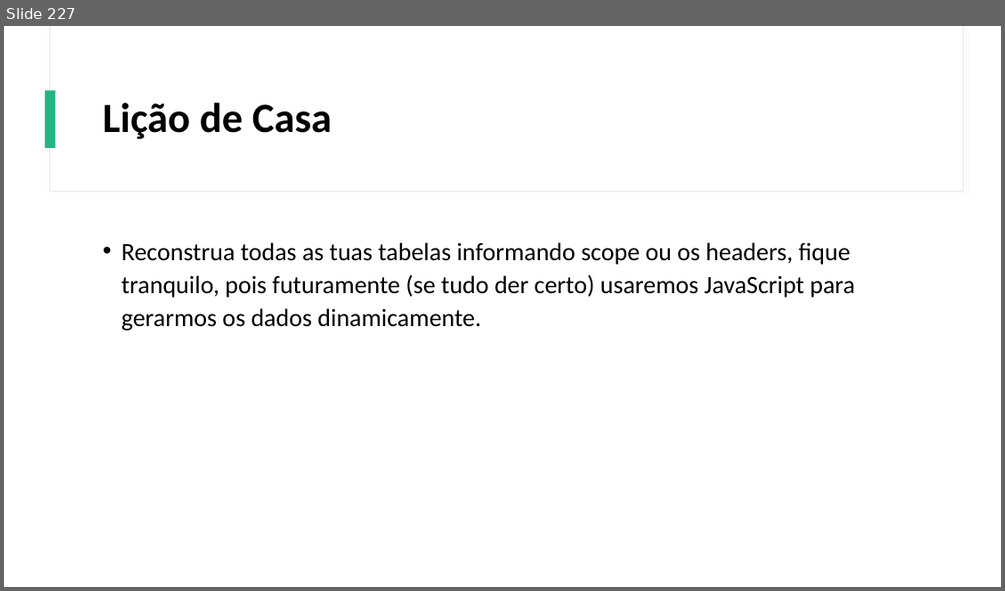
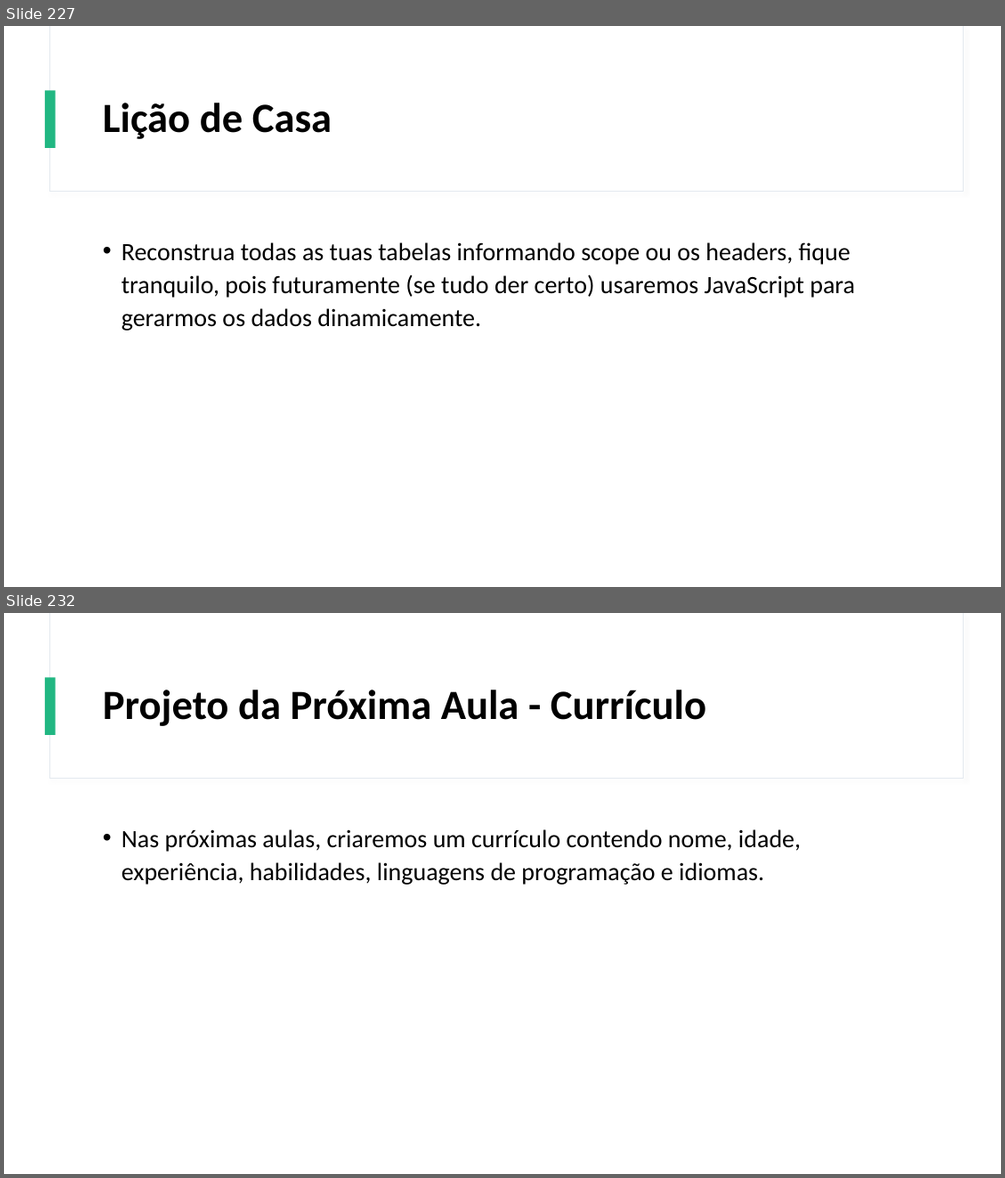
Before and after one commit to Gustavo6401/CursoHTMLCSS, a slide deck: Power Point/Curso de HTML e CSS.pptx. Shown one above the other, each under a label of ours: slide 227 before the commit, slides 227 and 232 after it; the slides between them are not shown. The pictures are 1005x591 and 1005x1178 pixels, drawn with LibreOffice and Linux fonts; fonts in the diff are those of the drawing. Boxes give left, top, right and bottom in pixels: in the first picture for what was removed or moved away, otherwise in the second. Text is boxed around its words. In the diff, an @@ line names an element or a change of style, - is before the commit and + after.

Commit message:
Preparada a Aula sobre Semântica no HTML

```diff
--- a/Power Point/Curso de HTML e CSS.pptx
+++ b/Power Point/Curso de HTML e CSS.pptx
@@ slide 232 added at [4,613,1001,1174], background #FFFFFF; not listed: 3 template elements that a slide beside it also shows @@
@@ title added at [103,690,706,726], 40 pt, text #000000, bold @@
+Projeto da Próxima Aula - Currículo
@@ text added at [121,829,801,884], 24 pt, text #000000 @@
+• Nas próximas aulas, criaremos um currículo contendo nome, idade, experiência, habilidades, linguagens de programação e idiomas.
```
Also in this commit, not shown: 4 other slides added, 7 other files.
